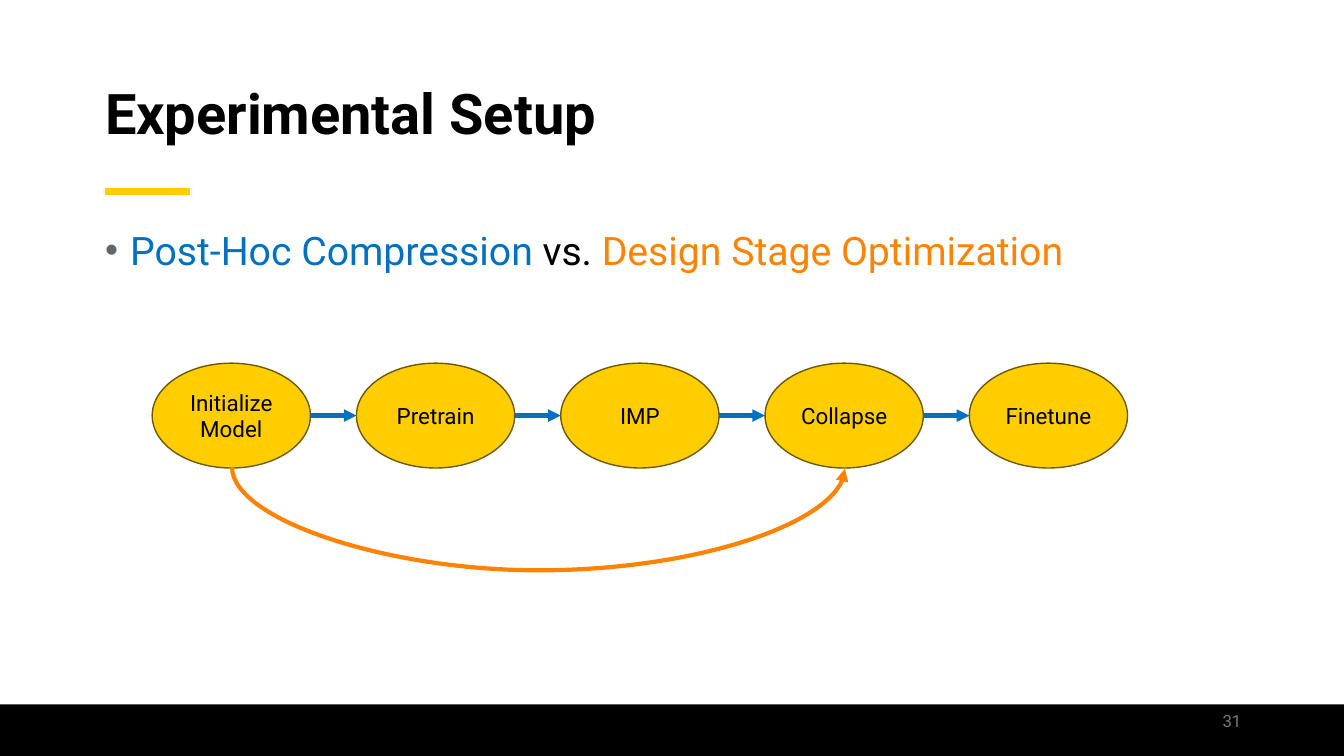
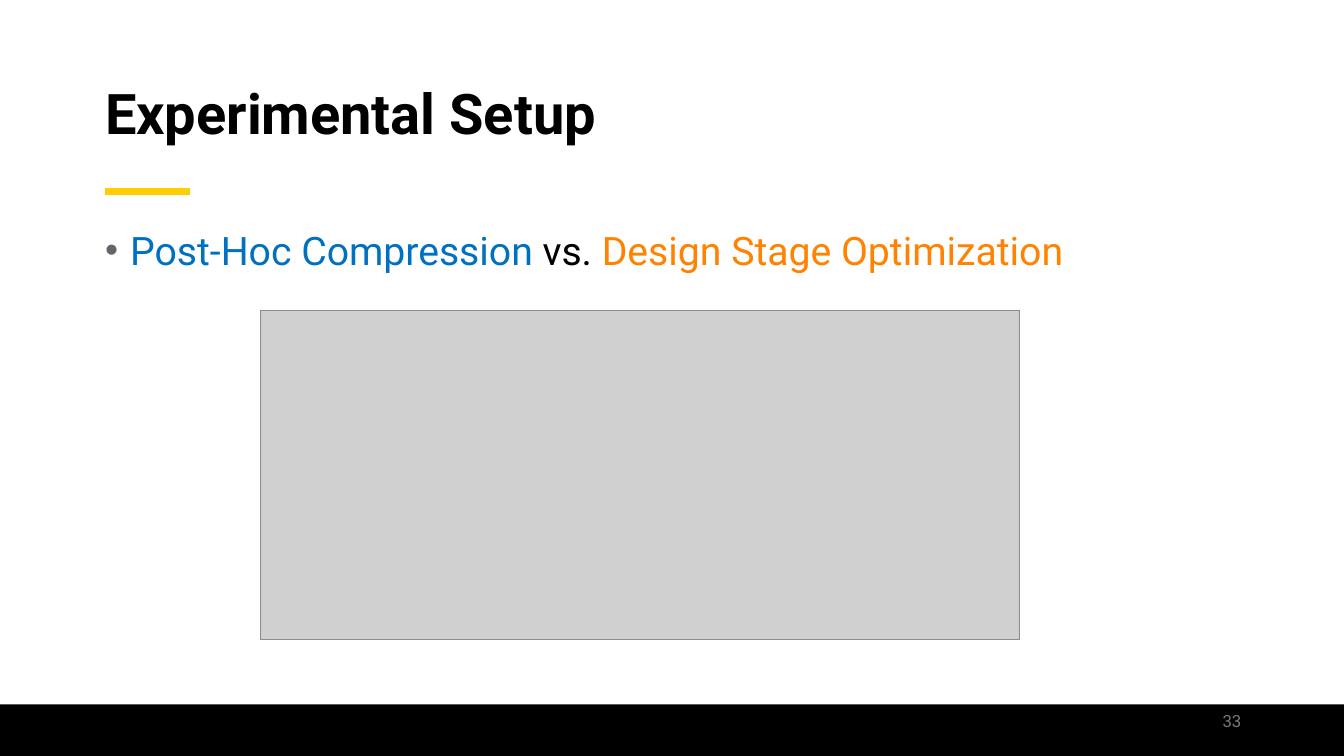
Before and after one commit to jamilgafur/Presentation, a slide deck: slide 33 of Presentation.pptx (slide 31 before the commit). Drawn at 1344x756 pixels with LibreOffice and Linux fonts; fonts in the diff are those of the drawing; grey boxes stand for pictures; background and template pictures are left out. Boxes give left, top, right and bottom in pixels: in the first picture for what was removed or moved away, otherwise in the second. Text is boxed around its words. In the diff, an @@ line names an element or a change of style, - is before the commit and + after.

Commit message:
updating the Layer Collapse Methodology Section

```diff
--- a/Presentation.pptx
+++ b/Presentation.pptx
@@ picture added at [261,311,1020,639] @@
@@ group removed at [152,363,1128,572]: 5 ellipses, 4 arrows, 1 curved arrow @@
-Initialize
-Model
-Pretrain
-IMP
-Collapse
-Finetune
@@ page number at [1223,715,1242,727]: text changed @@
-31
+33
```
Also in this commit, not shown: 5 other slides changed, 3 slides added.
